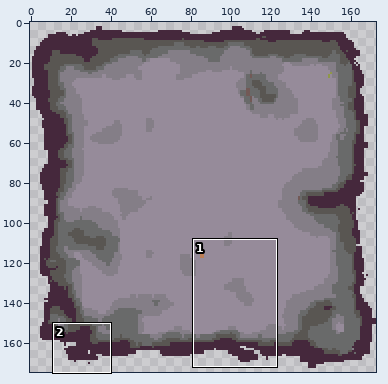
Sprite sheet: Assets/Images/new assets/Assets_Blank_Tile.png. The picture above shows the old version from afar; the outline marks the close-up.
Close-up. The starting point:
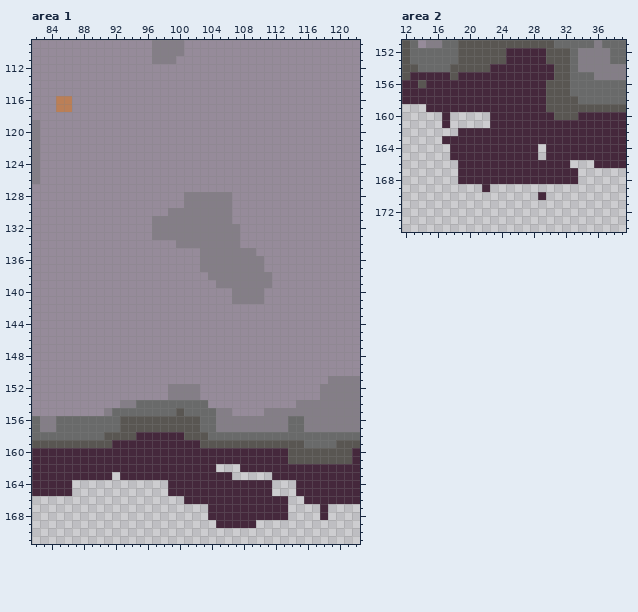
The file is 173x175 pixels. Shown: area 1: x 82..122, y 109..171; area 2: x 12..39, y 151..174. The commit also changed other parts of the picture, which this record leaves out.
Once edited:
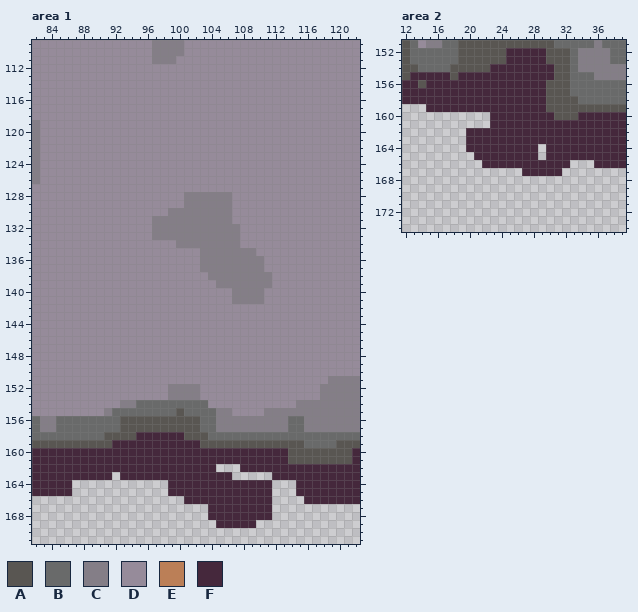
Palette (. is transparent): A #595652  B #696a6a  C #847e87  D #968b9a  E #bb7f57  F #45283c
Difference:
--- area 1
@@ x 83..88 @@
 115 DDDDDD
-116 DDEEDD
-117 DDEEDD
+116 DDDDDD
+117 DDDDDD
 118 DDDDDD
@@ x 110..120 @@
 165 FF...FFFFFF
-166 FFFF..FFFFF
-167 FFFF....F..
-168 FFFF....F..
+166 FF....FFFFF
+167 FF.........
+168 FF.........
 169 ...........
--- area 2
@@ x 12..39 @@
 159 ...FFFFFFFFFFFFFFFAAAAAAAAAA
-160 .....F.....FFFFFFFFAAAFFFFFF
-161 .....F.....FFFFFFFFFFFFFFFFF
-162 .......FFFFFFFFFFFFFFFFFFFFF
-163 .....FFFFFFFFFFFFFFFFFFFFFFF
-164 ......FFFFFFFFFFF.FFFFFFFFFF
-165 ......FFFFFFFFFFF.FFFFFFFFFF
-166 .......FFFFFFFFFFFFFF...FFFF
-167 .......FFFFFFFFFFFFFFF......
-168 .......FFFFFFFFFFFFFFF......
-169 ..........F.................
-170 .................F..........
+160 ...........FFFFFFFFAAAFFFFFF
+161 ...........FFFFFFFFFFFFFFFFF
+162 ........FFFFFFFFFFFFFFFFFFFF
+163 ........FFFFFFFFFFFFFFFFFFFF
+164 ........FFFFFFFFF.FFFFFFFFFF
+165 .........FFFFFFFF.FFFFFFFFFF
+166 ..........FFFFFFFFFFF...FFFF
+167 ...............FFFFF........
+168 ............................
+169 ............................
+170 ............................
 171 ............................
Boxes around the changes in both close-ups, in picture pixels (x1, y1, x2, y2):
changed: (56, 96, 72, 112)
erased: (272, 496, 288, 520)
erased: (320, 504, 328, 520)
erased: (442, 112, 578, 200)
